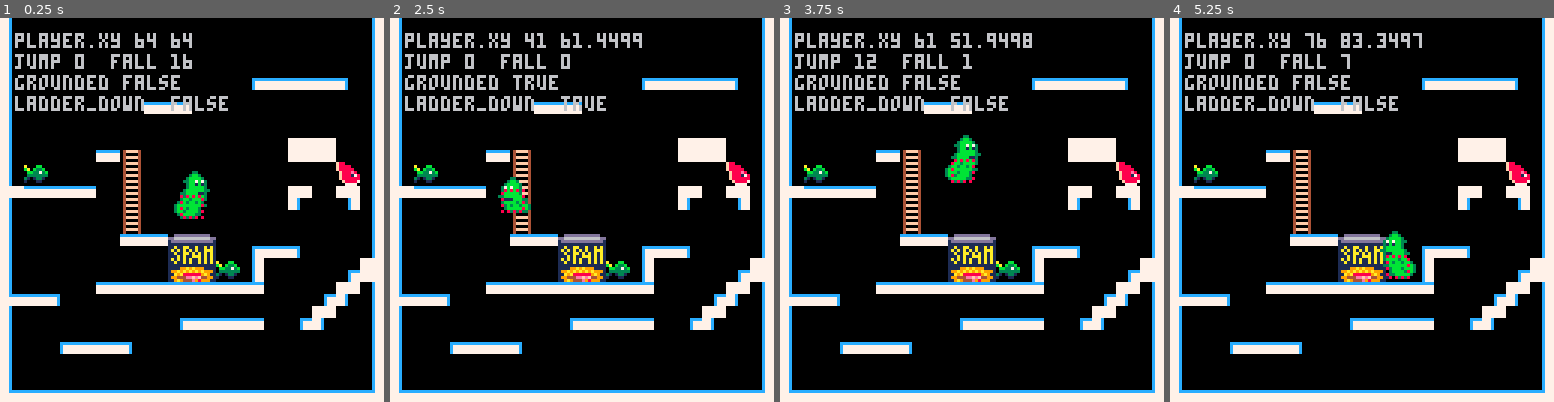
Above: before the commit, frames 1-4 (left to right).
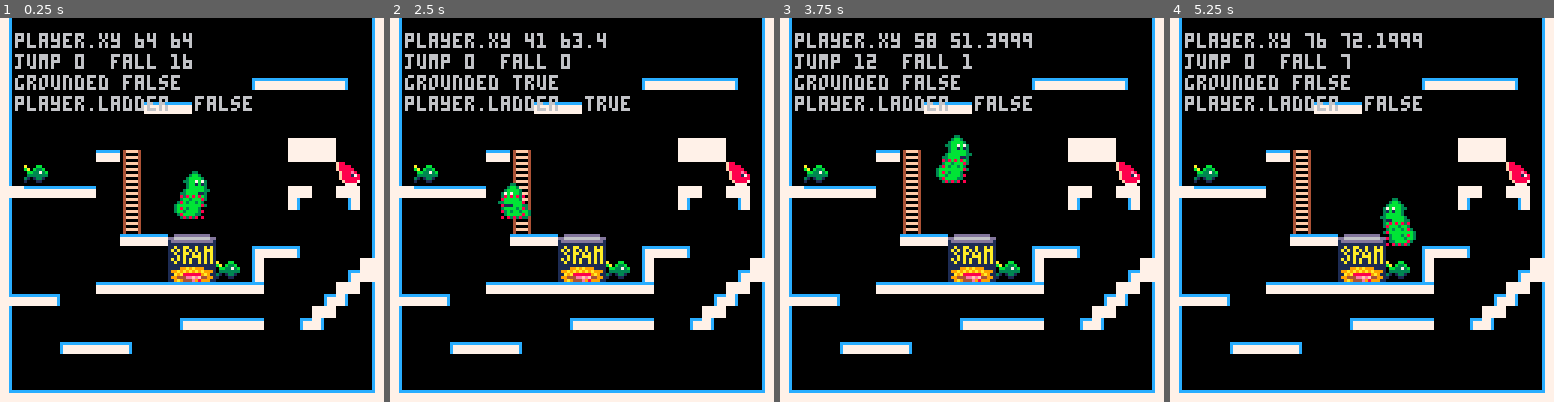
Above: after the commit, the same moments.

Repository: Niarkou/Open-jam-2018
Game: PICO-8 cartridge Openjam2018.p8
The game is run twice, just before and just after one commit, with the same random seed, the same clock (stepped at 60 frames per second) and the same inputs.
Inputs:
- Up to frame 1 (0.25 s): no input
- Up to frame 2 (2.5 s): tap X (X key) at 1.07, 2.07, 2.4 s; hold Left 1.97-2.37 s; hold Down from 2.42 s (still down)
- Up to frame 3 (3.75 s): tap X (X key) every 0.33 s from 2.73 to 3.73 s; release Down at 2.82 s; hold Right 2.87-3.53 s; hold Up from 3.58 s (still down)
- Up to frame 4 (5.25 s): tap X (X key) every 0.33 s from 4.07 to 5.07 s; release Up at 4.08 s; hold Right 4.13-4.53 s; hold Down 4.58-5.08 s; hold Left from 5.13 s (still down)

The runs differ from the first frame. In frame 1, 0.7% of the frame differs, in the area x 4-66%, y 20-25%; in frame 2, 1.3%; in frame 3, 1.6%; in frame 4, 2.0%, in the area x 4-66%, y 3-68%.

Commit message:
ladder up and down improved

Diff:
--- a/Openjam2018.p8
+++ b/Openjam2018.p8
@@ -23,7 +23,8 @@
         grounded = false,
         jump = 0, fall = 0,
         spr = 18,
-        climbspd = 0.5
+        climbspd = 0.2,
+        ladder = false
     }
     jump_speed = 1
     fall_speed = 1
@@ -65,17 +66,24 @@
         new_x += player.spd
     end
 
-    if player.jump > 0 then
-        new_y -= mid(1, player.jump / 5, 2) * jump_speed
-        player.jump -= 1
+    if ladder_area_down(player.x, new_y, 4, 4) or ladder_area_up(player.x, new_y, 4, 4) then
+        player.ladder = true
+    else player.ladder = false
+    end
+
+    if player.ladder == true then
+
+    elseif player.jump > 0 then
+            new_y -= mid(1, player.jump / 5, 2) * jump_speed
+            player.jump -= 1
     else
-        new_y += mid(1, player.fall / 5, 2) * fall_speed
-        player.fall += 1
+            new_y += mid(1, player.fall / 5, 2) * fall_speed
+            player.fall += 1
     end
 
     if jump() then
-        if ladder_area_up(player.x, new_y, 4) then
-            player.jump = player.climbspd
+        if player.ladder then
+            new_y -= player.climbspd
         else
             if player.grounded then
                 player.jump = 20 -- start jumping
@@ -88,7 +96,7 @@
     if btn(3) then
         player.spr = 26
         if ladder_area_down(player.x, new_y, 4) then
-            new_y += player.climbspd / 10
+            new_y += player.climbspd
         end
     else player.spr = 18
     end
@@ -108,7 +116,7 @@
         if jump() then
             player.y = new_y
         end
-        if btn(3) and ladder_area_down(player.x, new_y, 4) then
+        if btn(3) and player.ladder == true then
             player.y = new_y
         end
     end
@@ -168,7 +176,7 @@
     print("player.xy "..player.x.." "..player.y, 5, 5, 6)
     print("jump "..player.jump.."  fall "..player.fall, 5, 12, 6)
     print("grounded "..tostr(player.grounded), 5, 19, 6)
-    print("ladder_down  "..tostr(ladder_area_down(player.x, player.y, 4)), 5, 26, 6)
+    print("player.ladder  "..tostr(player.ladder), 5, 26, 6)
     -- debug collisions
     fillp(0xa5a5.8)
     rect(player.x - 4, player.y - 4, player.x + 3, player.y + 3, 8)
